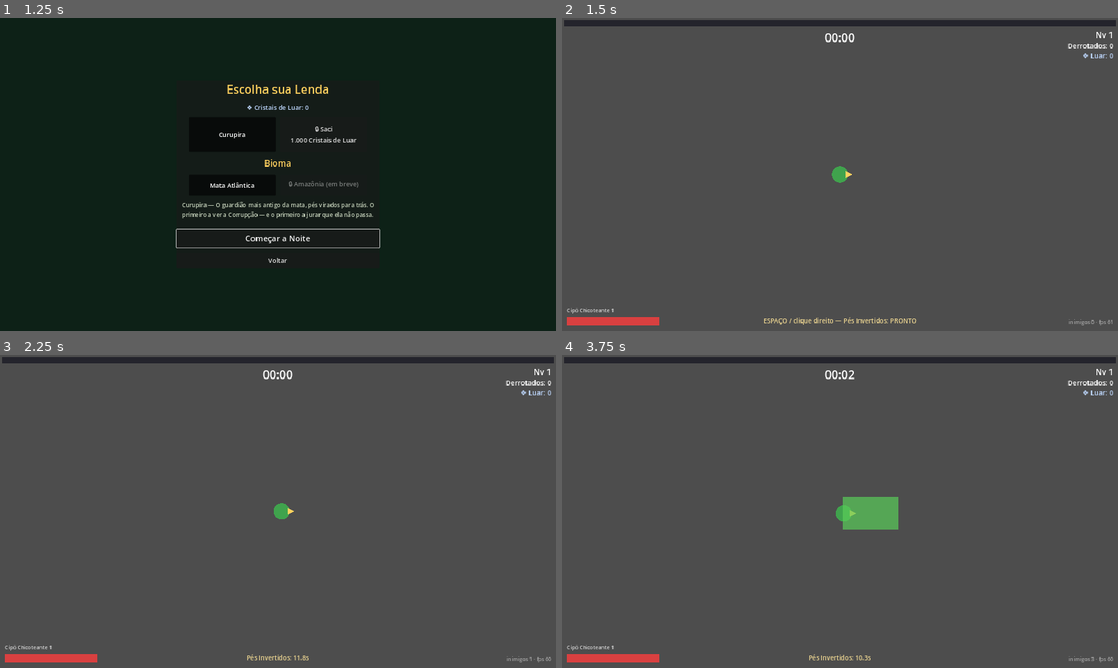
Above: before the commit, frames 1-4 (two rows, left to right).
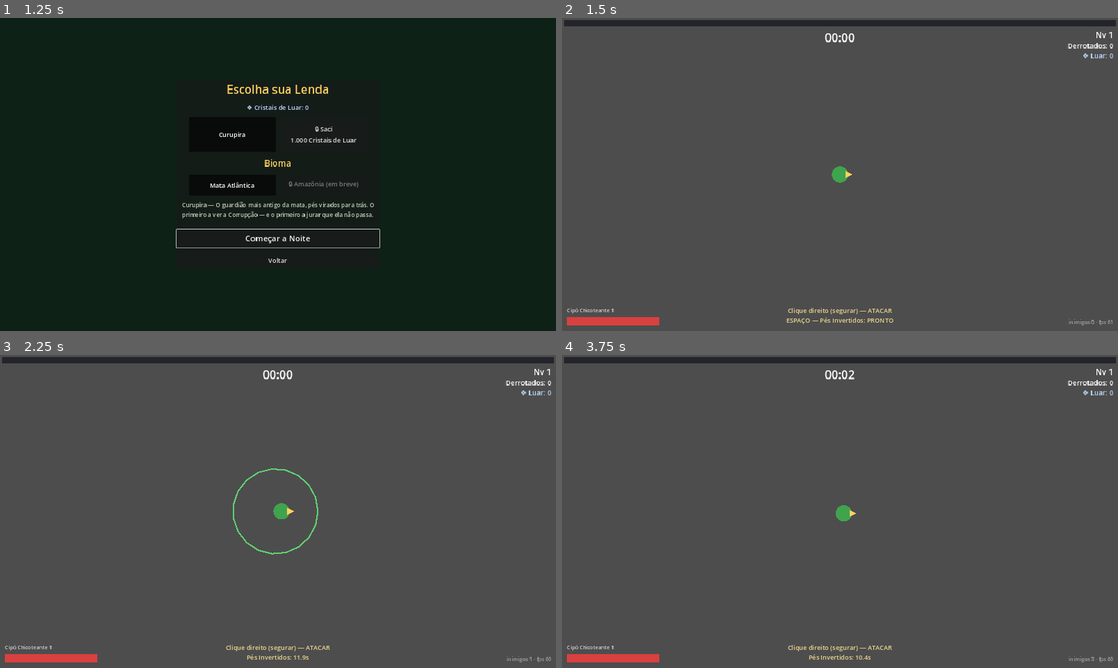
Above: after the commit, the same moments.

Repository: DevAndreNarcizo/RECONTO-While-I-Shine
Game: Godot game, scene res://scenes/Main.tscn
Two runs of this game, one before a commit and one after it. Both use one fixed random seed, a clock stepped at 60 frames per second and the inputs below.
Inputs (mouse positions are in pixels of both pictures, inside the frame that each line leads up to):
- Up to frame 1 (1.25 s): click "Jogar" at 0.5 s
- Up to frame 2 (1.5 s): click "Começar a Noite" at 1.25 s
- Up to frame 3 (2.25 s): tap Enter at 2 s; move the mouse to (400, 495) at 2.02 s; hold D (move_right) from 2.03 s (still down); hold Right mouse button (attack, bound only after the commit) from 2.03 s (still down); tap Space (ability) at 2.1 s
- Up to frame 4 (3.75 s): move the mouse to (728, 527) at 2.77 s; release D (move_right) at 2.78 s; release Right mouse button (attack, bound only after the commit) at 2.78 s; hold S (move_down) 2.78-3.53 s; right-click (728, 527) at 2.85 s; tap Space (ability) at 3.05, 3.5, 3.6 s; move the mouse to (895, 442) at 3.52 s; hold D (move_right) from 3.53 s (still down); hold Right mouse button (attack, bound only after the commit) from 3.53 s (still down)

Frame 1 is identical in both runs. In frame 2, 0.4% of the frame differs, in the area x 36-64%, y 92-98%; in frame 3, 0.4%; in frame 4, 1.2%, in the area x 40-61%, y 45-98%.

Commit message:
feat: ataque manual no clique direito, pausa com ESC e feedback da ativa
Encantos disparam segurando o clique direito/RT no ritmo do cooldown
(orbitais seguem passivos); habilidade ativa fica no Espaço/RB. Pés
Invertidos agora tem feedback: anel verde no lançamento e inimigos
confusos ficam amarelados com redemoinho na cabeça. ESC abre menu de
pausa com volume/tela cheia (persistem no save) e sair para o menu.

Co-Authored-By: Claude Fable 5 <noreply@anthropic.com>

Diff:
--- a/game/project.godot
+++ b/game/project.godot
@@ -69,8 +69,13 @@
 ability={
 "deadzone": 0.2,
 "events": [Object(InputEventKey,"resource_local_to_scene":false,"resource_name":"","device":-1,"window_id":0,"alt_press …(191 unchanged characters)…
+, Object(InputEventJoypadButton,"resource_local_to_scene":false,"resource_name":"","device":-1,"button_index":5,"pressure":0.0,"pressed":false,"script":null)
+]
+}
+attack={
+"deadzone": 0.2,
+"events": [Object(InputEventMouseButton,"resource_local_to_scene":false,"resource_name":"","device":-1,"window_id":0,"alt_pressed":false,"shift_pressed":false,"ctrl_pressed":false,"meta_pressed":false,"button_mask":2,"position":Vector2(0, 0),"global_position":Vector2(0, 0),"factor":1.0,"button_index":2,"canceled":false,"pressed":true,"double_click":false,"script":null)
 , Object(InputEventJoypadMotion,"resource_local_to_scene":false,"resource_name":"","device":-1,"axis":5,"axis_value":1.0,"script":null)
-, Object(InputEventMouseButton,"resource_local_to_scene":false,"resource_name":"","device":-1,"window_id":0,"alt_pressed":false,"shift_pressed":false,"ctrl_pressed":false,"meta_pressed":false,"button_mask":2,"position":Vector2(0, 0),"global_position":Vector2(0, 0),"factor":1.0,"button_index":2,"canceled":false,"pressed":true,"double_click":false,"script":null)
 ]
 }
 move_click={
--- a/game/scenes/ui/HUD.tscn
+++ b/game/scenes/ui/HUD.tscn
@@ -142,9 +142,9 @@
 anchor_top = 1.0
 anchor_right = 0.5
 anchor_bottom = 1.0
-offset_left = -240.0
-offset_top = -52.0
-offset_right = 240.0
+offset_left = -280.0
+offset_top = -84.0
+offset_right = 280.0
 offset_bottom = -20.0
 grow_horizontal = 2
 grow_vertical = 0
--- /dev/null
+++ b/game/scenes/ui/PauseMenu.tscn
@@ -0,0 +1,72 @@
+[gd_scene load_steps=2 format=3]
+
+[ext_resource type="Script" path="res://scripts/ui/pause_menu.gd" id="1"]
+
+[node name="PauseMenu" type="CanvasLayer"]
+process_mode = 3
+layer = 15
+script = ExtResource("1")
+
+[node name="Dim" type="ColorRect" parent="."]
+anchors_preset = 15
+anchor_right = 1.0
+anchor_bottom = 1.0
+grow_horizontal = 2
+grow_vertical = 2
+color = Color(0, 0, 0, 0.6)
+
+[node name="Center" type="CenterContainer" parent="Dim"]
+layout_mode = 1
+anchors_preset = 15
+anchor_right = 1.0
+anchor_bottom = 1.0
+grow_horizontal = 2
+grow_vertical = 2
+
+[node name="Panel" type="PanelContainer" parent="Dim/Center"]
+layout_mode = 2
+
+[node name="VBox" type="VBoxContainer" parent="Dim/Center/Panel"]
+layout_mode = 2
+theme_override_constants/separation = 20
+
+[node name="Title" type="Label" parent="Dim/Center/Panel/VBox"]
+layout_mode = 2
+theme_override_colors/font_color = Color(1, 0.82, 0.37, 1)
+theme_override_font_sizes/font_size = 38
+text = "Pausa"
+horizontal_alignment = 1
+
+[node name="Resume" type="Button" parent="Dim/Center/Panel/VBox"]
+custom_minimum_size = Vector2(340, 60)
+layout_mode = 2
+theme_override_font_sizes/font_size = 26
+text = "Continuar"
+
+[node name="VolumeRow" type="HBoxContainer" parent="Dim/Center/Panel/VBox"]
+layout_mode = 2
+theme_override_constants/separation = 14
+
+[node name="Label" type="Label" parent="Dim/Center/Panel/VBox/VolumeRow"]
+custom_minimum_size = Vector2(120, 0)
+layout_mode = 2
+theme_override_font_sizes/font_size = 22
+text = "Volume"
+
+[node name="Slider" type="HSlider" parent="Dim/Center/Panel/VBox/VolumeRow"]
+custom_minimum_size = Vector2(220, 32)
+layout_mode = 2
+max_value = 1.0
+step = 0.05
+value = 1.0
+
+[node name="Fullscreen" type="CheckButton" parent="Dim/Center/Panel/VBox"]
+layout_mode = 2
+theme_override_font_sizes/font_size = 22
+text = "Tela cheia"
+
+[node name="ToMenu" type="Button" parent="Dim/Center/Panel/VBox"]
+custom_minimum_size = Vector2(340, 60)
+layout_mode = 2
+theme_override_font_sizes/font_size = 26
+text = "Sair para o Menu"
--- a/game/scenes/world/World.tscn
+++ b/game/scenes/world/World.tscn
@@ -8,6 +8,7 @@
 [ext_resource type="Script" path="res://scripts/pickups/pickup_pool.gd" id="5"]
 [ext_resource type="PackedScene" path="res://scenes/ui/LevelUpScreen.tscn" id="6"]
 [ext_resource type="PackedScene" path="res://scenes/ui/EndScreen.tscn" id="7"]
+[ext_resource type="PackedScene" path="res://scenes/ui/PauseMenu.tscn" id="9"]
 
 [node name="World" type="Node2D"]
 script = ExtResource("1")
@@ -32,3 +33,5 @@
 [node name="HUD" parent="." instance=ExtResource("4")]
 
 [node name="EndScreen" parent="." instance=ExtResource("7")]
+
+[node name="PauseMenu" parent="." instance=ExtResource("9")]
--- a/game/scripts/autoload/enemy_spawner.gd
+++ b/game/scripts/autoload/enemy_spawner.gd
@@ -128,6 +128,8 @@
 		var dir: Vector2
 		if e.confusion_t > 0.0:
 			e.confusion_t -= delta
+			if e.confusion_t <= 0.0:
+				e.queue_redraw()  # tira o visual de confusão
 			dir = e.confusion_dir
 		else:
 			match e.data.behavior:
--- a/game/scripts/autoload/event_bus.gd
+++ b/game/scripts/autoload/event_bus.gd
@@ -9,6 +9,7 @@
 # --- Juice / feedback ---
 signal seed_collected(position: Vector2)
 signal screen_shake(strength: float)
+signal ability_cast(position: Vector2, radius: float)
 
 # --- Player ---
 signal player_damaged(hp: float, max_hp: float)
--- a/game/scripts/enemies/enemy.gd
+++ b/game/scripts/enemies/enemy.gd
@@ -62,7 +62,12 @@
 func _draw() -> void:
 	var radius := data.radius if data else 9.0
 	var color := Color.WHITE if _flash else (data.color if data else Color(0.8, 0.2, 0.2))
+	if confusion_t > 0.0 and not _flash:
+		color = color.lerp(Color(1.0, 0.9, 0.3), 0.55)  # confuso = amarelado
 	draw_circle(Vector2.ZERO, radius, color)
+	if confusion_t > 0.0:
+		# redemoinho sobre a cabeça — feedback dos Pés Invertidos
+		draw_arc(Vector2(0, -radius - 8.0), 5.0, 0, TAU * 0.75, 10, Color(1.0, 0.95, 0.4), 2.0)
 	if data and data.behavior == EnemyData.Behavior.ELITE:
 		draw_arc(Vector2.ZERO, radius + 4.0, 0, TAU, 20, Color(0.75, 0.3, 1.0, 0.8), 2.0)
 	elif data and data.behavior == EnemyData.Behavior.SHOOTER:
--- a/game/scripts/player/player.gd
+++ b/game/scripts/player/player.gd
@@ -104,6 +104,7 @@
 			for e in EnemySpawner.active_enemies():
 				if global_position.distance_squared_to(e.global_position) < RADIUS * RADIUS:
 					e.confuse(3.0)
+			EventBus.ability_cast.emit(global_position, RADIUS)
 			EventBus.screen_shake.emit(3.0)
 
 func _on_magnet_area_entered(area: Area2D) -> void:
--- a/game/scripts/ui/hud.gd
+++ b/game/scripts/ui/hud.gd
@@ -55,11 +55,12 @@
 		ability_label.text = _ability_text()
 
 func _ability_text() -> String:
+	var lines := "Clique direito (segurar) — ATACAR"
 	if player.legend == null or player.legend.active_id == &"":
-		return ""
+		return lines
 	if player.ability_cd_left <= 0.0:
-		return "ESPAÇO / clique direito — %s: PRONTO" % player.legend.active_name
-	return "%s: %.1fs" % [player.legend.active_name, player.ability_cd_left]
+		return lines + "\nESPAÇO — %s: PRONTO" % player.legend.active_name
+	return lines + "\n%s: %.1fs" % [player.legend.active_name, player.ability_cd_left]
 
 ## Ícones da build em texto (placeholder até termos ícones de verdade na fase 5).
 func _build_summary() -> String:
--- /dev/null
+++ b/game/scripts/ui/pause_menu.gd
@@ -0,0 +1,40 @@
+extends CanvasLayer
+## Menu de pausa (ESC durante a run) — continuar, configurações rápidas
+## (volume/tela cheia, persistem no save) e sair para o menu.
+
+@onready var resume: Button = $Dim/Center/Panel/VBox/Resume
+@onready var volume: HSlider = $Dim/Center/Panel/VBox/VolumeRow/Slider
+@onready var fullscreen: CheckButton = $Dim/Center/Panel/VBox/Fullscreen
+@onready var to_menu: Button = $Dim/Center/Panel/VBox/ToMenu
+
+func _ready() -> void:
+	visible = false
+	resume.pressed.connect(_close)
+	to_menu.pressed.connect(_exit_to_menu)
+	volume.value_changed.connect(func(v): SaveManager.set_setting("volume", v))
+	fullscreen.toggled.connect(func(on): SaveManager.set_setting("fullscreen", on))
+
+func _unhandled_input(event: InputEvent) -> void:
+	if not event.is_action_pressed("pause"):
+		return
+	if visible:
+		_close()
+	elif not get_tree().paused:  # não abre por cima do level up / fim de run
+		_open()
+	get_viewport().set_input_as_handled()
+
+func _open() -> void:
+	get_tree().paused = true
+	volume.set_value_no_signal(float(SaveManager.settings.get("volume", 1.0)))
+	fullscreen.set_pressed_no_signal(bool(SaveManager.settings.get("fullscreen", false)))
+	visible = true
+	resume.grab_focus()
+
+func _close() -> void:
+	visible = false
+	get_tree().paused = false
+
+func _exit_to_menu() -> void:
+	EnemySpawner.reset()
+	get_tree().paused = false
+	get_tree().change_scene_to_file("res://scenes/Main.tscn")
--- a/game/scripts/weapons/behaviors/orbital.gd
+++ b/game/scripts/weapons/behaviors/orbital.gd
@@ -9,6 +9,9 @@
 
 var _angle := 0.0
 var _orbs: Array[Area2D] = []
+
+func _is_passive() -> bool:
+	return true  # os vaga-lumes protegem sozinhos (aura permanente)
 
 func _on_setup() -> void:
 	_rebuild_orbs()
--- a/game/scripts/weapons/encanto_base.gd
+++ b/game/scripts/weapons/encanto_base.gd
@@ -45,9 +45,18 @@
 	if player == null or data == null:
 		return
 	_cd -= delta
-	if _cd <= 0.0:
+	if _cd > 0.0:
+		return
+	# Ataque MANUAL (decisão de playtest, jul/2026): encantos disparam segurando
+	# o clique direito/RT, no ritmo do próprio cooldown. Encantos passivos
+	# (orbitais/auras) continuam automáticos.
+	if _is_passive() or Input.is_action_pressed("attack"):
 		_cd = cooldown()
 		_attack()
+
+## Virtual: encantos passivos ignoram o gatilho manual (ex: orbital).
+func _is_passive() -> bool:
+	return false
 
 ## Virtual: executa um ataque.
 func _attack() -> void:
--- a/game/scripts/world/juice_layer.gd
+++ b/game/scripts/world/juice_layer.gd
@@ -18,6 +18,11 @@
 	EventBus.damage_dealt.connect(_on_damage_dealt)
 	EventBus.enemy_killed.connect(_on_enemy_killed)
 	EventBus.seed_collected.connect(_on_seed_collected)
+	EventBus.ability_cast.connect(_on_ability_cast)
+
+func _on_ability_cast(pos: Vector2, radius: float) -> void:
+	# anel expandindo até o alcance real da habilidade
+	_puffs.push_back({"pos": pos, "t": 0.5, "life": 0.5, "color": Color(0.4, 1.0, 0.5), "size": radius})
 
 func _on_damage_dealt(pos: Vector2, amount: float) -> void:
 	if _numbers.size() >= MAX_NUMBERS:
@@ -31,10 +36,11 @@
 func _on_enemy_killed(enemy: Node2D) -> void:
 	var e := enemy as Enemy
 	var color := e.data.color if (e and e.data) else Color.WHITE
-	_puffs.push_back({"pos": enemy.global_position, "t": PUFF_LIFE, "color": color, "size": 16.0})
+	_puffs.push_back({"pos": enemy.global_position, "t": PUFF_LIFE, "life": PUFF_LIFE, "color": color, "size": 16.0})
 
 func _on_seed_collected(pos: Vector2) -> void:
-	_puffs.push_back({"pos": pos, "t": PUFF_LIFE * 0.7, "color": Color("ffd25e"), "size": 9.0})
+	var life := PUFF_LIFE * 0.7
+	_puffs.push_back({"pos": pos, "t": life, "life": life, "color": Color("ffd25e"), "size": 9.0})
 
 func _process(delta: float) -> void:
 	if _numbers.is_empty() and _puffs.is_empty():
@@ -60,7 +66,7 @@
 			Color(1, 1, 1, life)
 		)
 	for p in _puffs:
-		var progress: float = 1.0 - float(p["t"]) / PUFF_LIFE
+		var progress: float = 1.0 - float(p["t"]) / float(p["life"])
 		var color: Color = p["color"]
 		color.a = 1.0 - progress
-		draw_arc(to_local(p["pos"]), 4.0 + progress * float(p["size"]), 0, TAU, 14, color, 2.0)
+		draw_arc(to_local(p["pos"]), 4.0 + progress * float(p["size"]), 0, TAU, 20, color, 2.5)
Not shown: 1 places in game/scenes/world/World.tscn that only renumber resources
